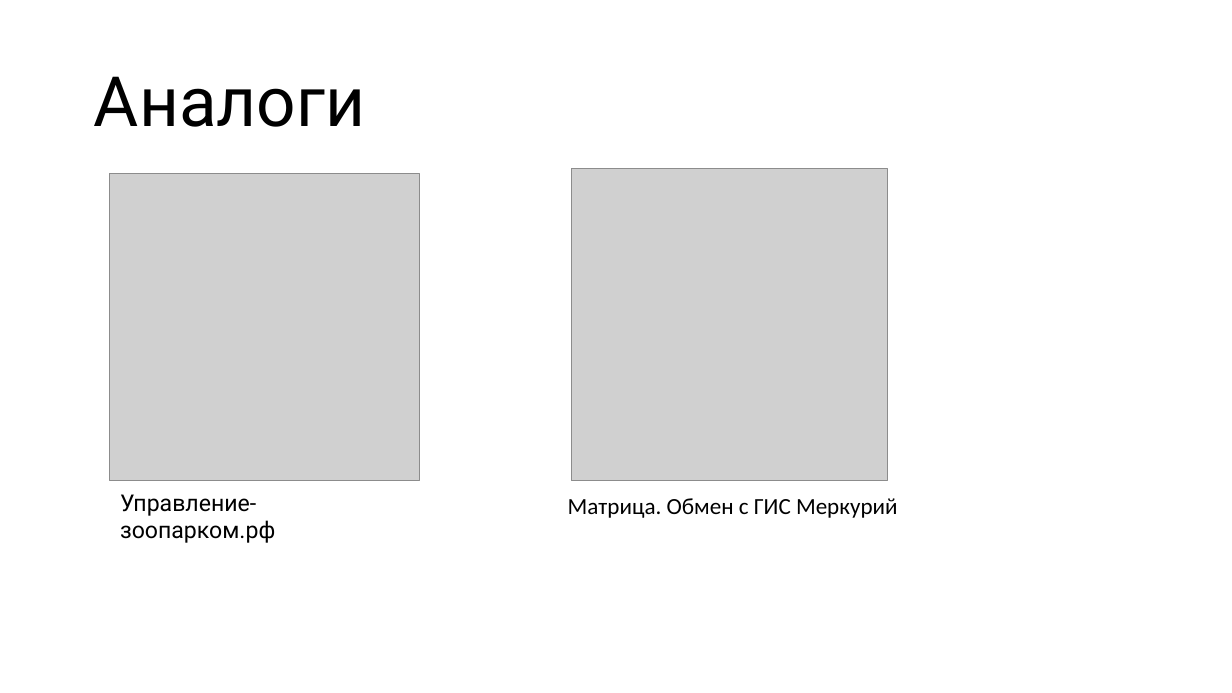
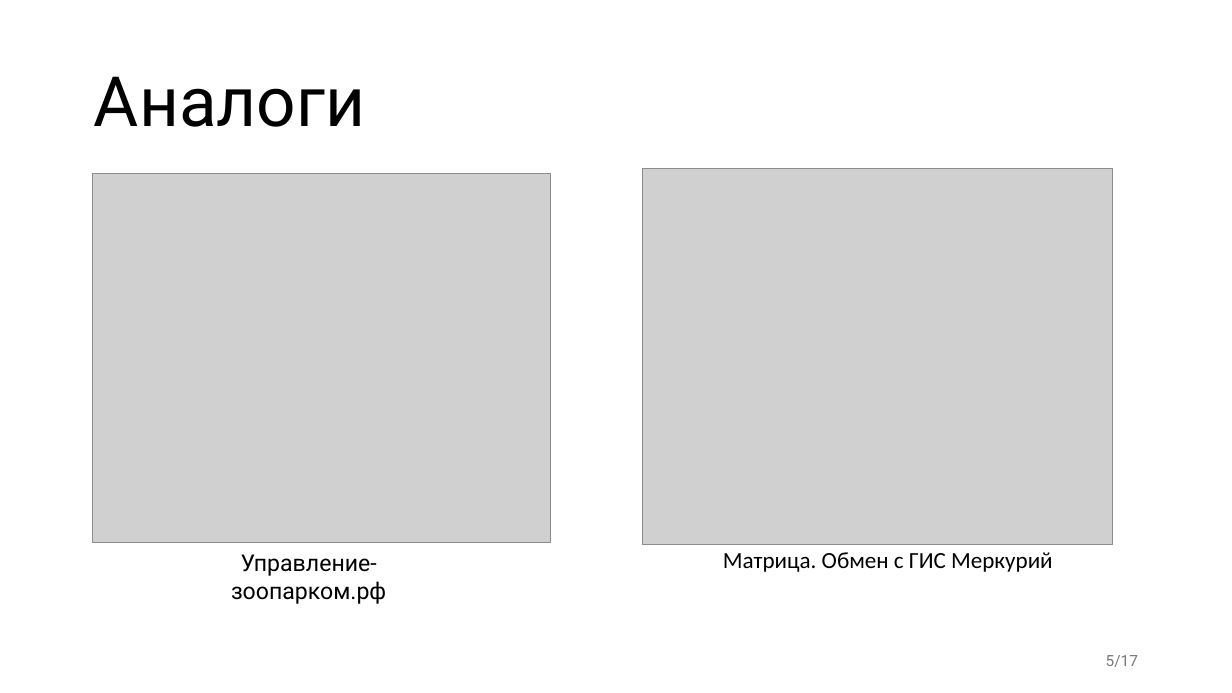
Before and after one commit to BirdManl/-zoo-, a slide deck: slide 5 of Пз+презентация/презентация .pptx. Drawn at 1232x693 pixels with LibreOffice and Linux fonts; fonts in the diff are those of the drawing; grey boxes stand for pictures. Boxes give left, top, right and bottom in pixels: in the first picture for what was removed or moved away, otherwise in the second. Text is boxed around its words. In the diff, an @@ line names an element or a change of style, - is before the commit and + after.

```diff
--- a/Пз+презентация/презентация .pptx
+++ b/Пз+презентация/презентация .pptx
@@ picture: place and size @@
-picture at bbox=[110, 174, 420, 482]
+picture at bbox=[92, 174, 551, 543]
@@ picture: place and size @@
-picture at bbox=[571, 168, 887, 481]
+picture at bbox=[642, 168, 1113, 544]
@@ text "Управление-зоопарком.рф" at bbox=[231, 554, 386, 604]: alignment left to centre @@
@@ text "Управление-зоопарком.рф": place and size @@
-text "Управление-зоопарком.рф" at bbox=[120, 494, 275, 543]
+text "Управление-зоопарком.рф" at bbox=[231, 554, 386, 604]
@@ text "Матрица. Обмен с ГИС Меркурий": place and size @@
-text "Матрица. Обмен с ГИС Меркурий" at bbox=[568, 498, 898, 518]
+text "Матрица. Обмен с ГИС Меркурий" at bbox=[723, 552, 1053, 572]
@@ text "Матрица. Обмен с ГИС Меркурий" at bbox=[723, 552, 1053, 572]: alignment left to centre @@
@@ page number added at bbox=[1106, 655, 1138, 667], 12 pt, text #797979 @@
+5/17
```
Also in this commit, not shown: 14 other slides changed, 2 other files.
